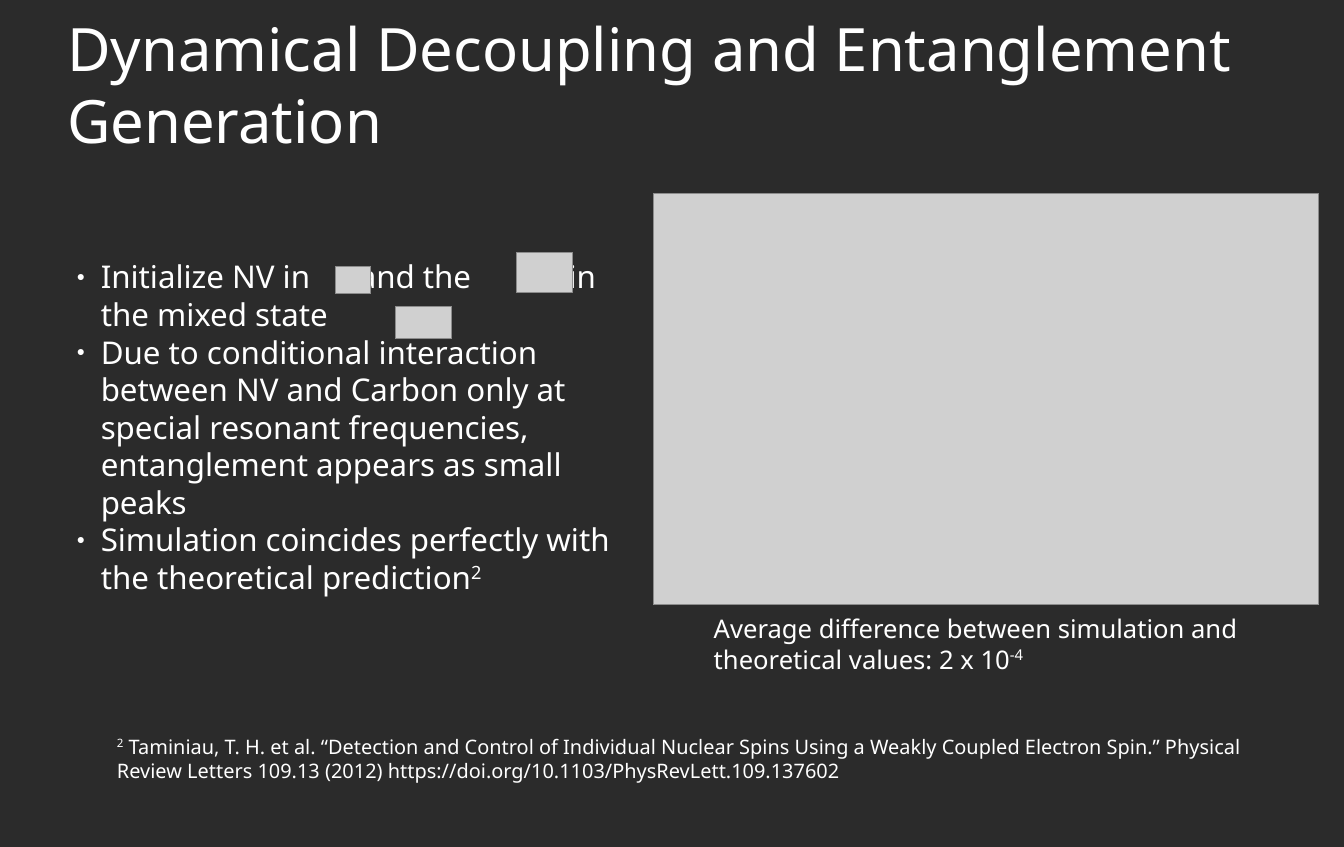
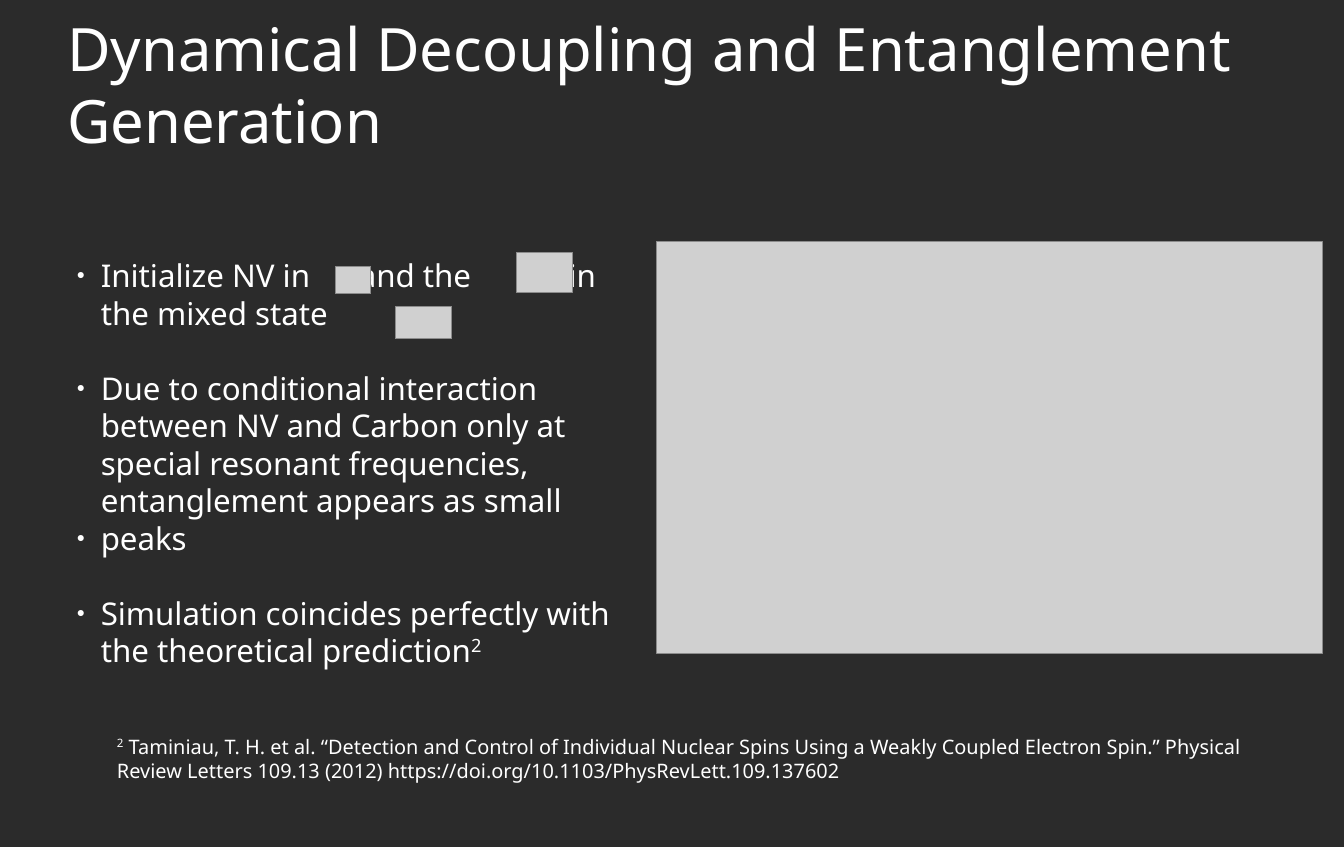
Before and after one commit to AGaliciaMartinez/Final-Project-Computational-Physics, a slide deck: slide 12 of presentation/NV_Carbons_presentation_Nico.odp. Drawn at 1344x847 pixels with LibreOffice and Linux fonts; fonts in the diff are those of the drawing; grey boxes stand for pictures; background and template pictures are left out; a plain dark background stands for a picture behind light text. Boxes give left, top, right and bottom in pixels: in the first picture for what was removed or moved away, otherwise in the second. Text is boxed around its words. In the diff, an @@ line names an element or a change of style, - is before the commit and + after.

Commit message:
Adding figures and presentation.

```diff
--- a/presentation/NV_Carbons_presentation_Nico.odp
+++ b/presentation/NV_Carbons_presentation_Nico.odp
@@ picture: place and size @@
-picture at box(654, 194, 1319, 605)
+picture at box(657, 242, 1322, 654)
@@ text at box(101, 376, 566, 558): text changed @@
-● Due to conditional interaction between NV and Carbon only at special resonant frequencies, entanglement appears as small peaks
+● Due to conditional interaction between NV and Carbon only at special resonant frequencies, entanglement appears as small
+● peaks
@@ text removed at box(714, 618, 1237, 670) @@
-Average difference between simulation and theoretical values: 2 x 10-4
```
Also in this commit, not shown: 3 other slides changed, 3 other files.
